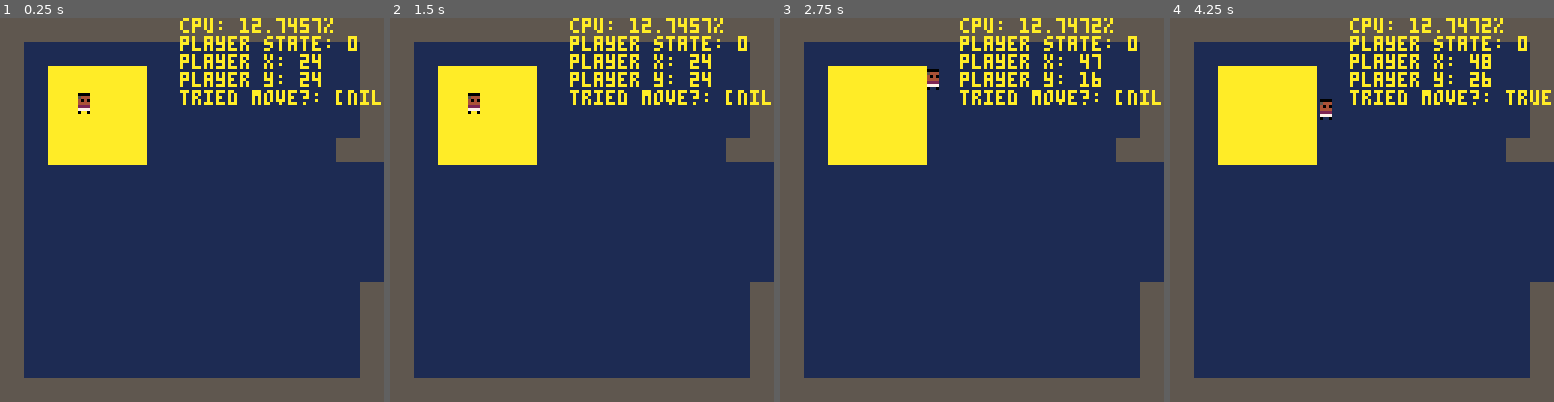
Above: before the commit, frames 1-4 (left to right).
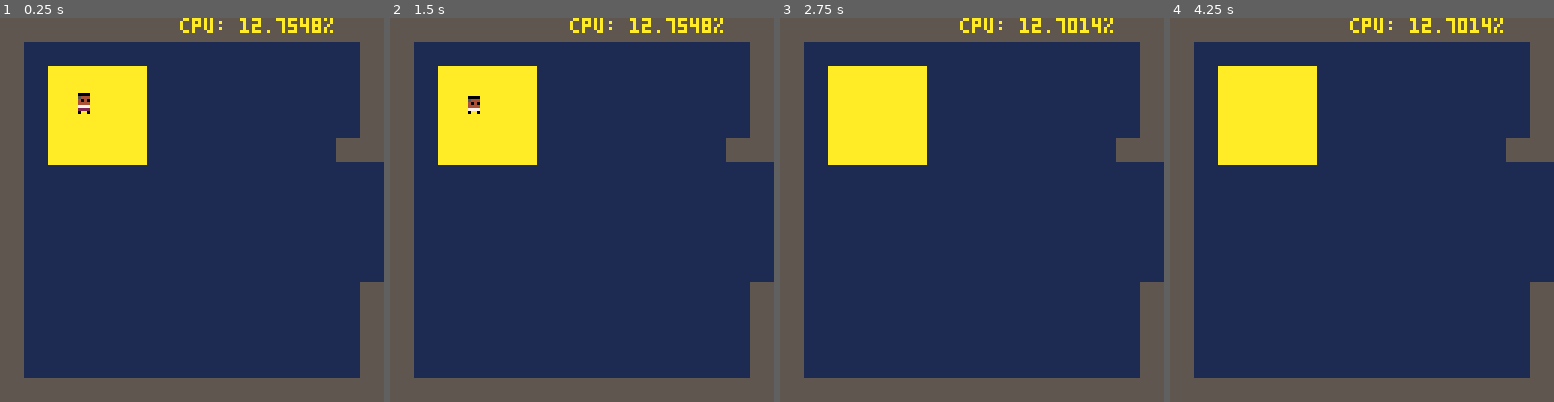
Above: after the commit, the same moments.

Repository: frojo/pico8
Game: PICO-8 cartridge carts/adventure.p8
Same seed, same stepped clock (60 frames per second), same inputs: the game is played once before the commit and once after it.
Inputs:
- Up to frame 1 (0.25 s): no input
- Up to frame 2 (1.5 s): tap X (X key) at 0.33, 1.07 s; tap O (Z key) at 0.7 s
- Up to frame 3 (2.75 s): hold Right 1.6-2.1 s; tap O (Z key) at 1.7, 2.1, 2.5 s; tap X (X key) at 1.85 s; hold Up 2.15-2.42 s; hold Right from 2.47 s (still down)
- Up to frame 4 (4.25 s): tap O (Z key) every 0.4 s from 2.9 to 4.1 s; tap X (X key) at 2.97, 4.08 s; release Right at 3.03 s; hold Left 3.08-3.58 s; hold Down 3.63-3.97 s; hold Right from 4.02 s (still down)

The runs differ from the first frame. In frame 1, 2.8% of the frame differs, in the area x 20-100%, y 0-25%; in frame 2, 2.9%; in frame 3, 2.9%; in frame 4, 3.0%, in the area x 39-100%, y 0-27%.

Commit message:
simple idle animation

Diff:
--- a/carts/adventure.p8
+++ b/carts/adventure.p8
@@ -2,6 +2,10 @@
 version 16
 __lua__
 
+-- sprite flag notes
+-- blue means water
+-- green means land
+-- red means die-on-touch
 
 function _init()
 	debug = true
@@ -61,10 +65,10 @@
 
 	if debug then
 		print("               cpu: "..tostr(stat(1)*100).."%")
-		print("               player state: "..tostr(players[1].state))
-		print("               player x: "..tostr(players[1].x))
-		print("               player y: "..tostr(players[1].y))
-		print("               tried move?: "..tostr(tried_to_move))
+		-- print("               player state: "..tostr(players[1].state))
+		-- print("               player x: "..tostr(players[1].x))
+		-- print("               player y: "..tostr(players[1].y))
+		-- print("               tried move?: "..tostr(tried_to_move))
 	end
 
 end
@@ -105,11 +109,9 @@
 	local pnum = player.num - 1
 	if player.state == 0 then
 		-- TODO lol
-		-- debug
 		player.dx = 0
 		player.dy = 0
 		if btn(0, pnum) then
-			tried_to_move = true
 			player.dx = -1
 		end
 		if btn(1, pnum) then
@@ -269,13 +271,28 @@
 	end
 end
 
+function draw_player_walking(player)
+	-- player sprite is drawn on lblue bg
+	palt(0, false)
+	palt(12, true)
+	-- idle animation
+	if player.dx == 0 and player.dy == 0 then
+		if (t % 90) < 45 then
+			spr(32, player.x, player.y)
+		else
+			spr(33, player.x, player.y)
+		end
+	else
+
+	end
+	-- reset palette
+	palt()
+
+end
+
 function draw_player(player)
-	-- player is walking
 	if player.state == 0 then
-		palt(0, false)
-		palt(12, true)
-		spr(32, player.x, player.y)
-		palt()
+		draw_player_walking(player)
 	-- player is sailing
 	elseif player.state == 3 then
 		-- the boat sprites just happen to be in the beginning of
@@ -351,14 +368,14 @@
 11111111555555550000000000000000000000000000000000000000000000000000000000000000000000000000000000000000000000000000000000000000
 11111111555555550000000000000000000000000000000000000000000000000000000000000000000000000000000000000000000000000000000000000000
 11111111555555550000000000000000000000000000000000000000000000000000000000000000000000000000000000000000000000000000000000000000
-cccccccc000000000000000000000000000000000000000000000000000000000000000000000000000000000000000000000000000000000000000000000000
-cc0000cc000000000000000000000000000000000000000000000000000000000000000000000000000000000000000000000000000000000000000000000000
-cc5444cc000000000000000000000000000000000000000000000000000000000000000000000000000000000000000000000000000000000000000000000000
-cc4040cc000000000000000000000000000000000000000000000000000000000000000000000000000000000000000000000000000000000000000000000000
-cc4444cc000000000000000000000000000000000000000000000000000000000000000000000000000000000000000000000000000000000000000000000000
-cc2222cc000000000000000000000000000000000000000000000000000000000000000000000000000000000000000000000000000000000000000000000000
-cc7777cc000000000000000000000000000000000000000000000000000000000000000000000000000000000000000000000000000000000000000000000000
-cc0cc0cc000000000000000000000000000000000000000000000000000000000000000000000000000000000000000000000000000000000000000000000000
+cccccccccccccccc0000000000000000000000000000000000000000000000000000000000000000000000000000000000000000000000000000000000000000
+cc0000cccccccccc0000000000000000000000000000000000000000000000000000000000000000000000000000000000000000000000000000000000000000
+cc5444cccc0000cc0000000000000000000000000000000000000000000000000000000000000000000000000000000000000000000000000000000000000000
+cc4040cccc5444cc0000000000000000000000000000000000000000000000000000000000000000000000000000000000000000000000000000000000000000
+cc4444cccc4040cc0000000000000000000000000000000000000000000000000000000000000000000000000000000000000000000000000000000000000000
+cc7777cccc4444cc0000000000000000000000000000000000000000000000000000000000000000000000000000000000000000000000000000000000000000
+cc2222cccc7777cc0000000000000000000000000000000000000000000000000000000000000000000000000000000000000000000000000000000000000000
+cc0cc0cccc0cc0cc0000000000000000000000000000000000000000000000000000000000000000000000000000000000000000000000000000000000000000
 555555cc000000000000000000000000000000000000000000000000000000000000000000000000000000000000000000000000000000000000000000000000
 55555555000000000000000000000000000000000000000000000000000000000000000000000000000000000000000000000000000000000000000000000000
 55444455000000000000000000000000000000000000000000000000000000000000000000000000000000000000000000000000000000000000000000000000
